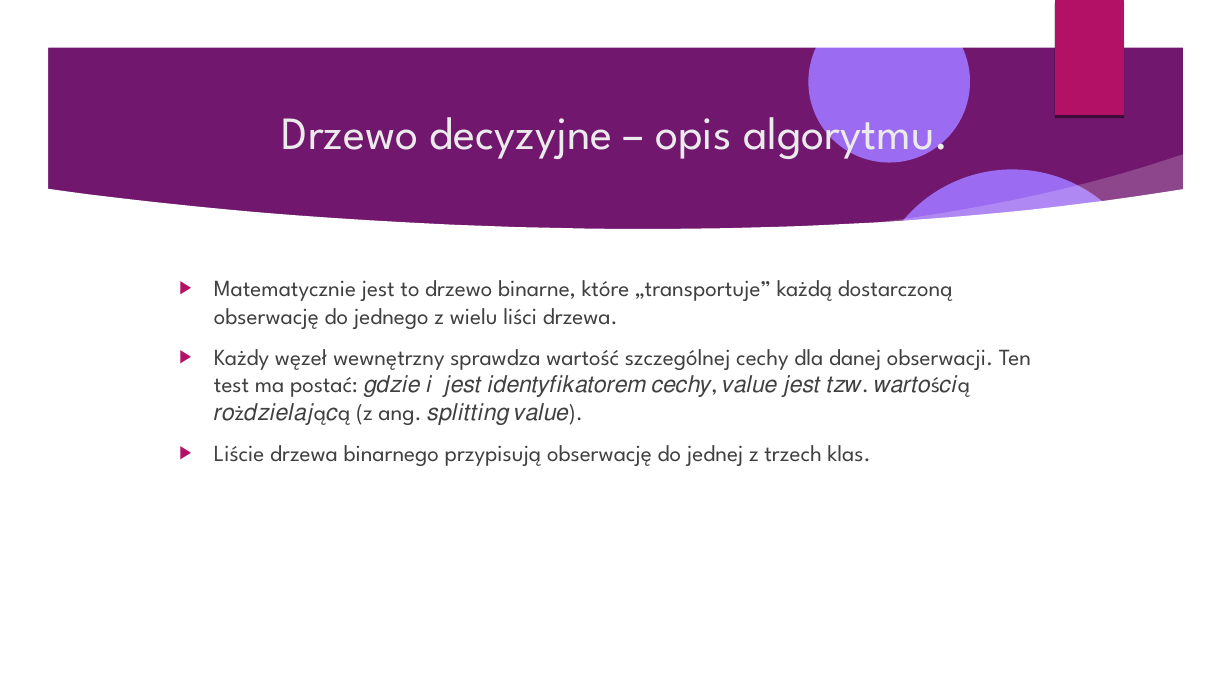
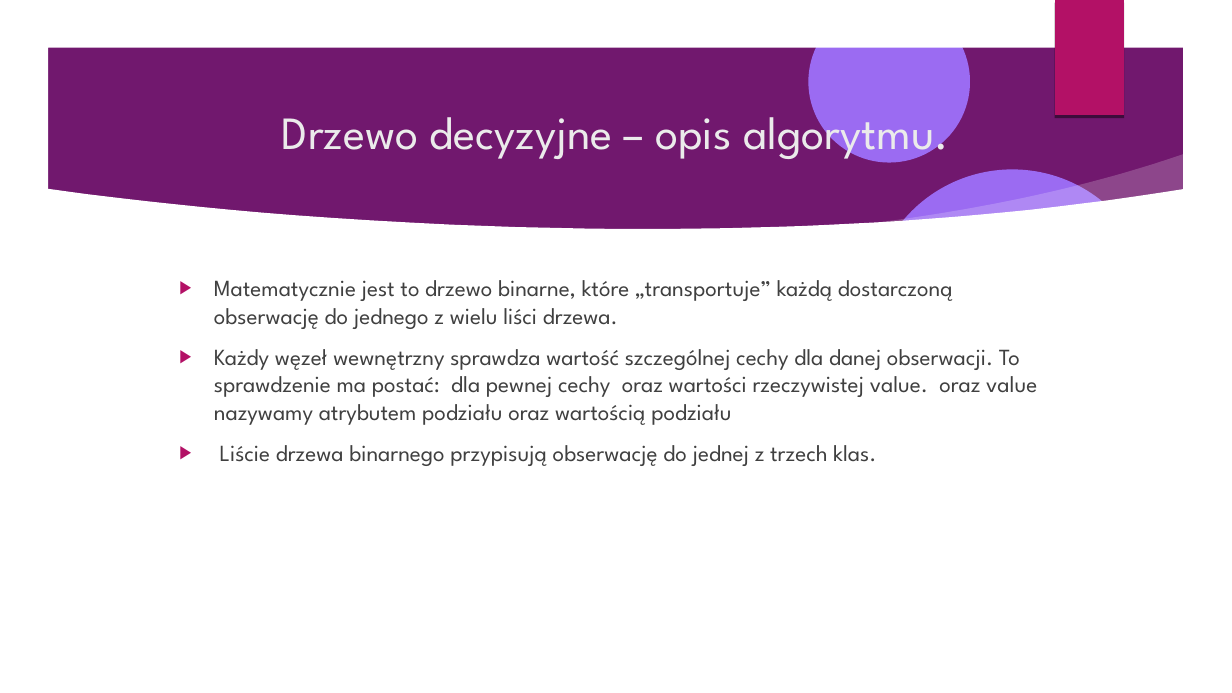
Before and after one commit to Pawel-Tomasz-Nowak/Scientific-collaboration, a slide deck: slide 5 of EmissionAnalysis/Prezentacja projektu.odp. Drawn at 1232x693 pixels with LibreOffice and Linux fonts; fonts in the diff are those of the drawing; background and template pictures are left out. Boxes give left, top, right and bottom in pixels: in the first picture for what was removed or moved away, otherwise in the second. Text is boxed around its words. In the diff, an @@ line names an element or a change of style, - is before the commit and + after.

```diff
--- a/EmissionAnalysis/Prezentacja projektu.odp
+++ b/EmissionAnalysis/Prezentacja projektu.odp
@@ text at [214, 349, 1037, 425]: text changed @@
-▶ Każdy węzeł wewnętrzny sprawdza wartość szczególnej cechy dla danej obserwacji. Ten test ma postać: 𝑔𝑑𝑧𝑖𝑒 𝑖 𝑗𝑒𝑠𝑡 𝑖𝑑𝑒𝑛𝑡𝑦𝑓𝑖𝑘𝑎𝑡𝑜𝑟𝑒𝑚 𝑐𝑒𝑐ℎ𝑦, 𝑣𝑎𝑙𝑢𝑒 𝑗𝑒𝑠𝑡 𝑡𝑧𝑤. 𝑤𝑎𝑟𝑡𝑜ś𝑐𝑖ą 𝑟𝑜ż𝑑𝑧𝑖𝑒𝑙𝑎𝑗ą𝑐ą (z ang. 𝑠𝑝𝑙𝑖𝑡𝑡𝑖𝑛𝑔 𝑣𝑎𝑙𝑢𝑒).
+▶ Każdy węzeł wewnętrzny sprawdza wartość szczególnej cechy dla danej obserwacji. To sprawdzenie ma postać: dla pewnej cechy oraz wartości rzeczywistej value. oraz value nazywamy atrybutem podziału oraz wartością podziału
```
Also in this commit, not shown: 3 other slides changed, 5 slides added, 1 other file.
